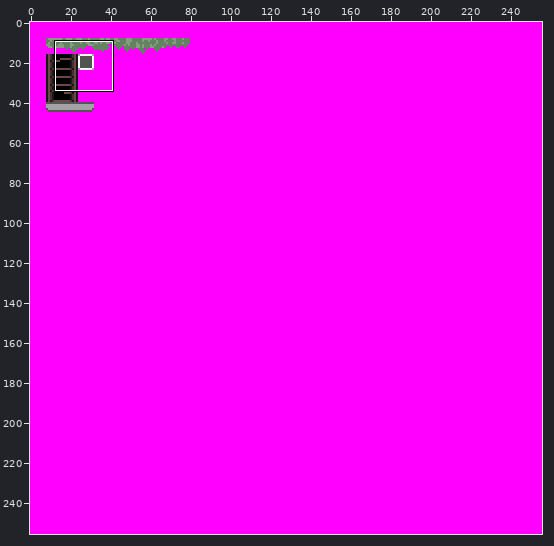
Edited in one commit: sprite sheet (Project/AXE/AXEContent/Assets/Tilesets/basic.png). Above: a wide view before the commit, with the close-up outlined.
Close-up. Old version:
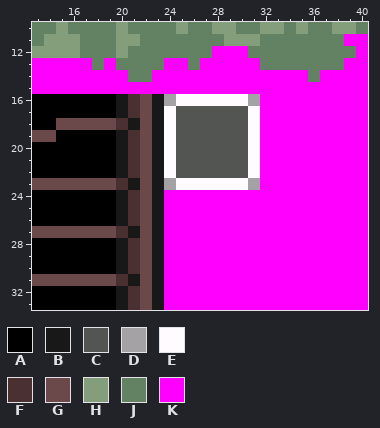
The file is 256x256 pixels. Shown: x 13..40, y 10..33.
Palette (. is transparent): A #000000  B #181818  C #525552  D #a5a2a5  E #fffbff  F #4a3031  G #6b494a  H #849e7b  J #638263  K #ff00ff
New version:
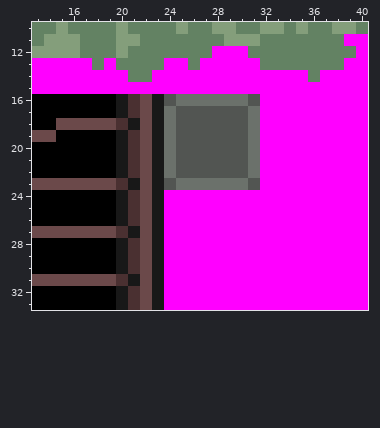
What changed:
Colour E changes from #fffbff to #6b716b.
Colour D becomes colour C in row 16 at x 24 and 31; in row 23 at x 24 and 31.
Where, in picture pixels (left, top, right, bottom), the same in both close-ups:
changed: (164, 94, 260, 190)
